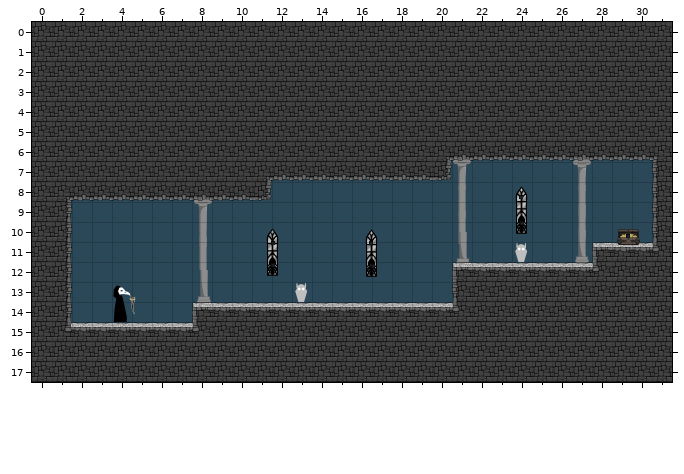
One commit to this Tiled map (JSON): Physics/Physics/assets/moth_intro.tmj. This is how it looked before the edit.
Cells are 300x300 px. Shown: x 0..31, y 0..17.
Now the later version:
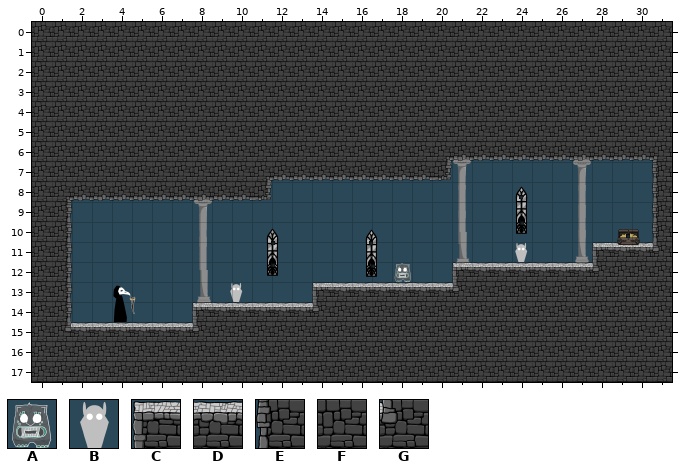
Key: from "EnemyTiles": A 2 "totem", B 3 "moth"; from "PlatformTiles": C 13, D 14, E 25, F 26, G 45.
_ is an empty cell.
Objects are placed by their top-left corner, in cells (3,4 is the top-left corner of cell 3,4); size is 1x1 cell unless given.
From old to new:
Layer "Tile Layer 1":
y 13: x 14..21 _______E -> CDDDDDDG
y 14: x 14..21 DDDDDDDG -> GFFFFFFF
Layer "Enemies":
changed: B "moth" at 12.9,13 -> B "moth" at 9.7,13
added: A "totem" at 18.1,12
